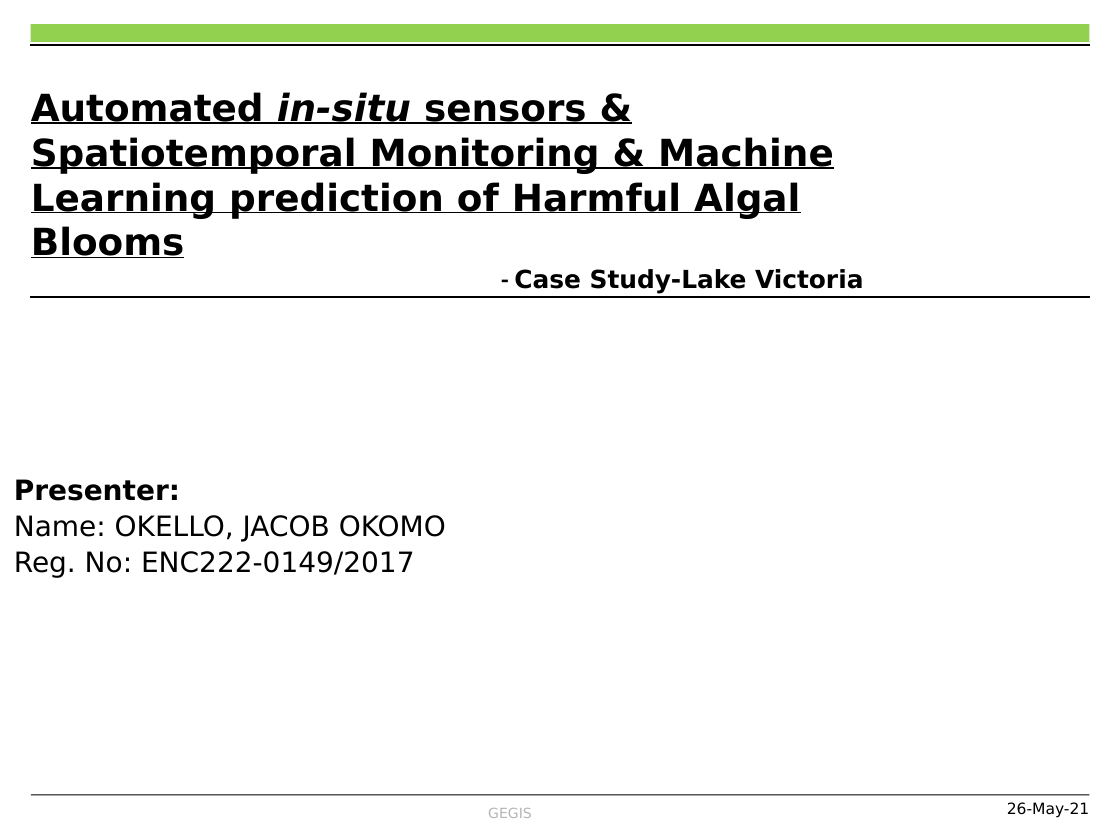
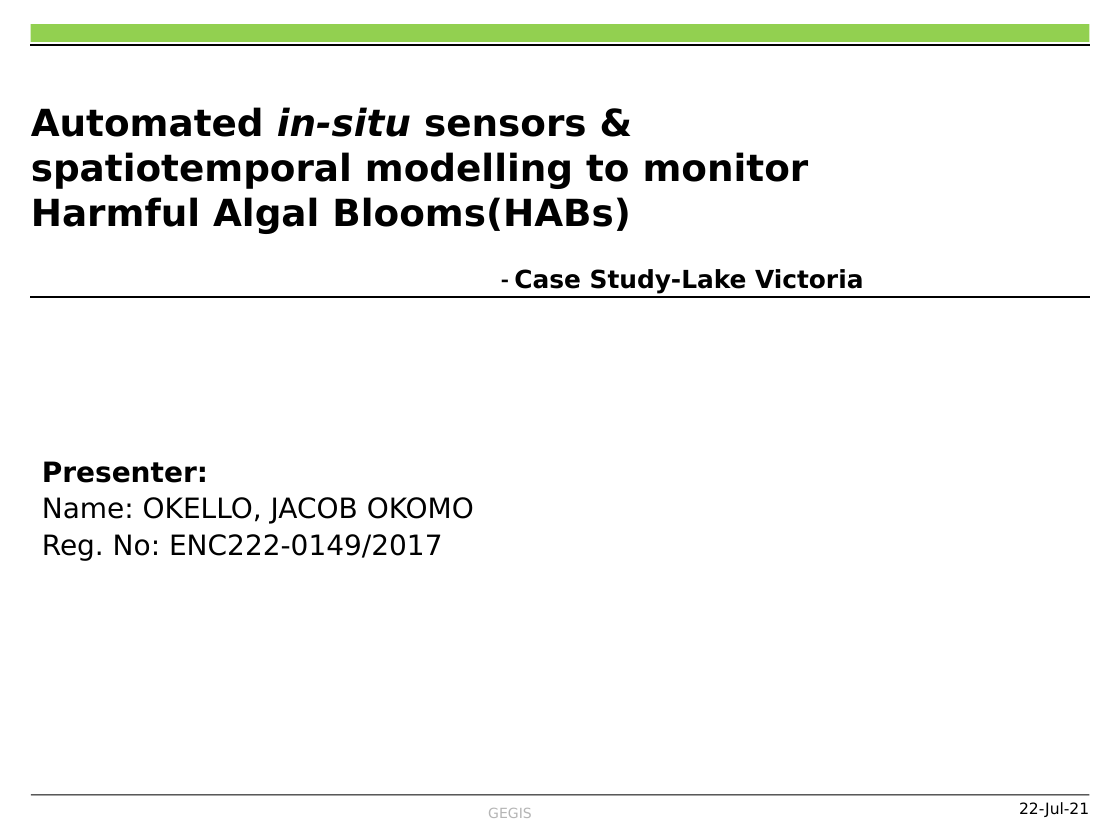
Before and after one commit to OkomoJacob/FinalYearProject, a slide deck: slide 1 of Dr. E Nduati, Superviser/Submissions/ENC222-0149_2017_OKOMO_JACOB_OKELLO.pptx. Drawn at 1120x840 pixels with LibreOffice and Linux fonts; fonts in the diff are those of the drawing; background and template pictures are left out. Boxes give left, top, right and bottom in pixels: in the first picture for what was removed or moved away, otherwise in the second. Text is boxed around its words. In the diff, an @@ line names an element or a change of style, - is before the commit and + after.

```diff
--- a/Dr. E Nduati, Superviser/Submissions/ENC222-0149_2017_OKOMO_JACOB_OKELLO.pptx
+++ b/Dr. E Nduati, Superviser/Submissions/ENC222-0149_2017_OKOMO_JACOB_OKELLO.pptx
@@ title at bbox=[31, 107, 863, 294]: text changed @@
-Automated in-situ sensors & Spatiotemporal Monitoring & Machine Learning prediction of Harmful Algal Blooms
-- Case Study-Lake Victoria
+Automated in-situ sensors & spatiotemporal modelling to monitor Harmful Algal Blooms(HABs)
+- Case Study-Lake Victoria
@@ text "Presenter:": place and size @@
-text "Presenter:" at bbox=[14, 479, 446, 578]
+text "Presenter:" at bbox=[42, 461, 474, 561]
@@ text at bbox=[1019, 802, 1089, 817]: text changed @@
-26-May-21
+22-Jul-21
```
Also in this commit, not shown: 7 other slides changed, 1 slide added, 1 other file.
